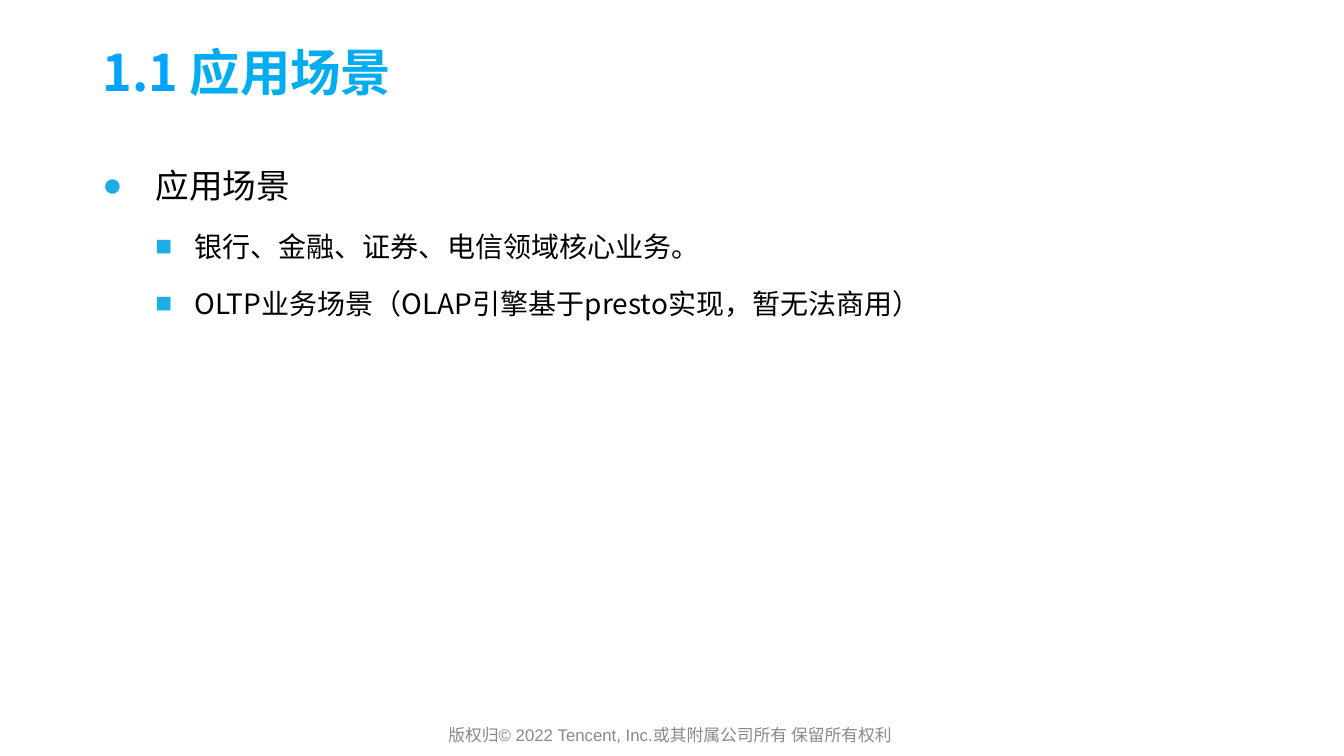
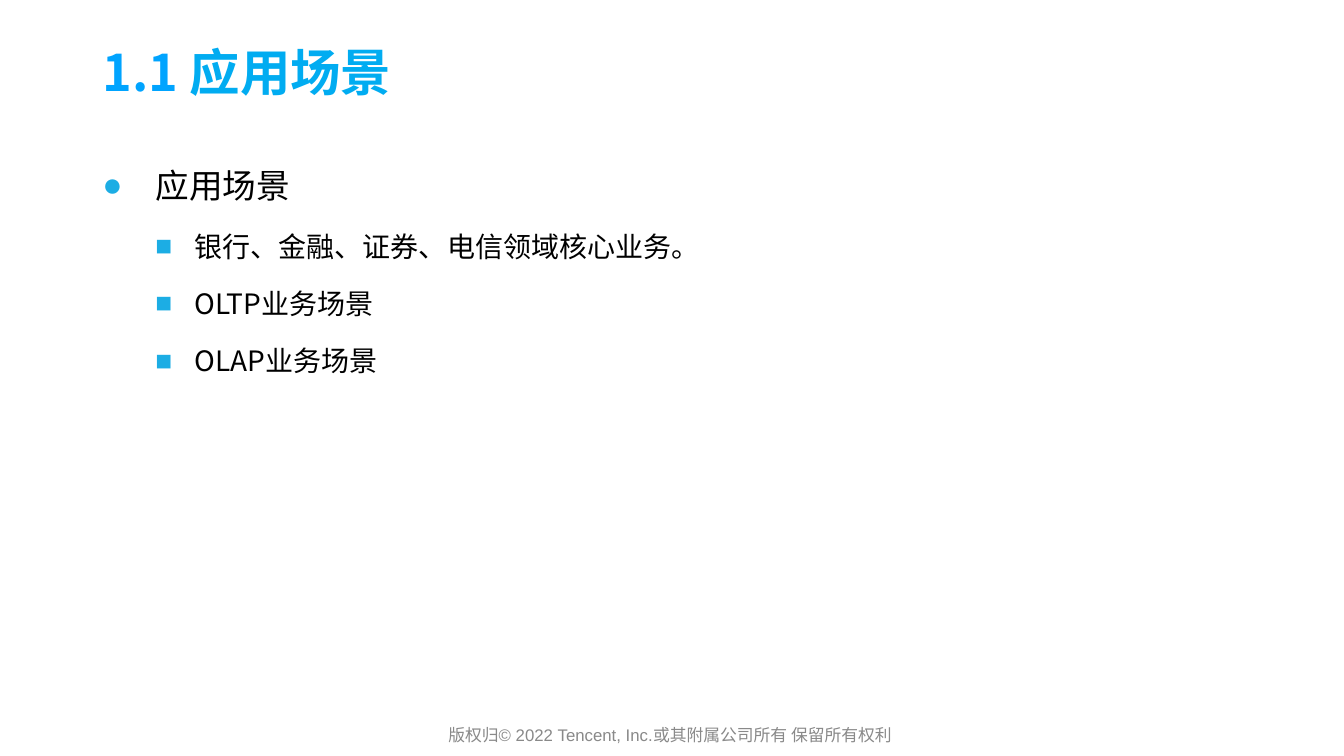
Before and after one commit to yedushusheng/mysql-learning, a slide deck: slide 5 of 28. OLTP/GoldenDB产品简介及架构解析.pptx. Drawn at 1344x756 pixels with LibreOffice and Linux fonts; fonts in the diff are those of the drawing; background and template pictures are left out. Boxes give left, top, right and bottom in pixels: in the first picture for what was removed or moved away, otherwise in the second. Text is boxed around its words. In the diff, an @@ line names an element or a change of style, - is before the commit and + after.

```diff
--- a/28. OLTP/GoldenDB产品简介及架构解析.pptx
+++ b/28. OLTP/GoldenDB产品简介及架构解析.pptx
@@ text at [195,290,378,374]: text changed @@
-  ■ OLTP业务场景（OLAP引擎基于presto实现，暂无法商用）
+  ■ OLTP业务场景
+  ■ OLAP业务场景
```
Also in this commit, not shown: 3 other slides changed.
